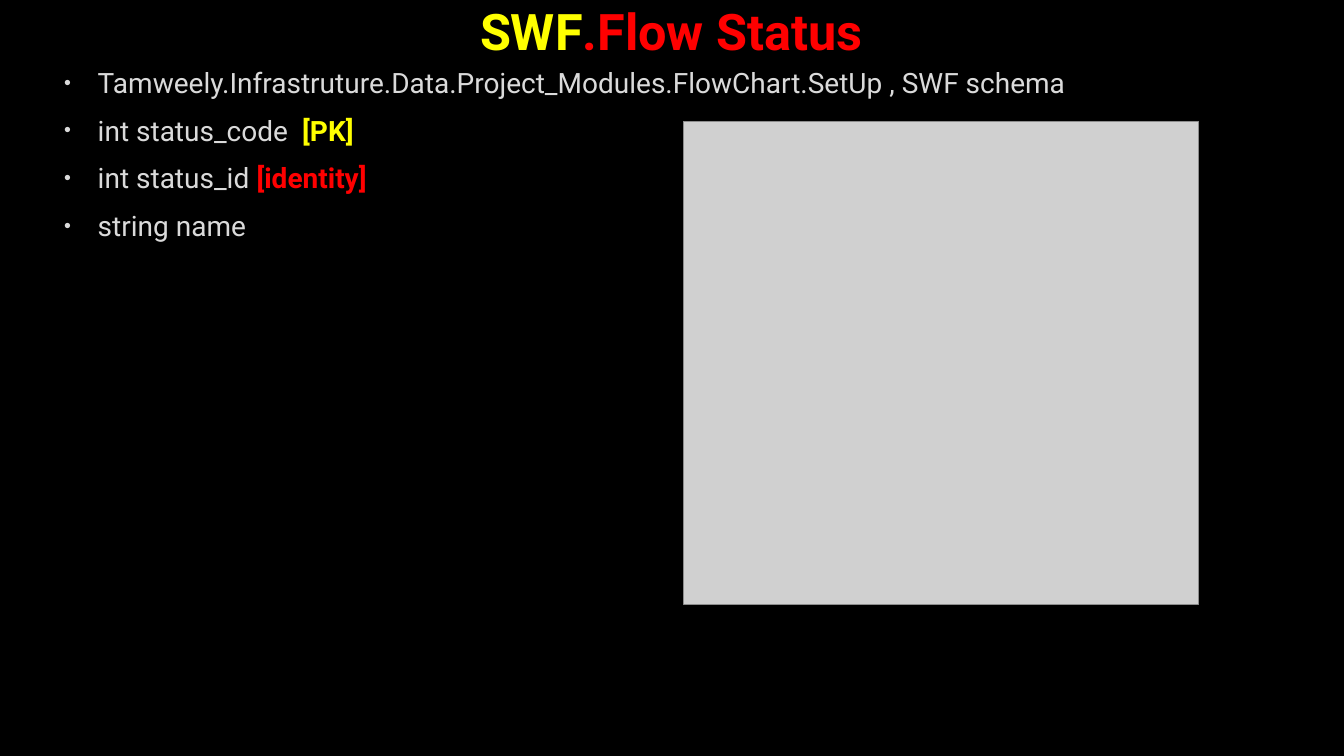
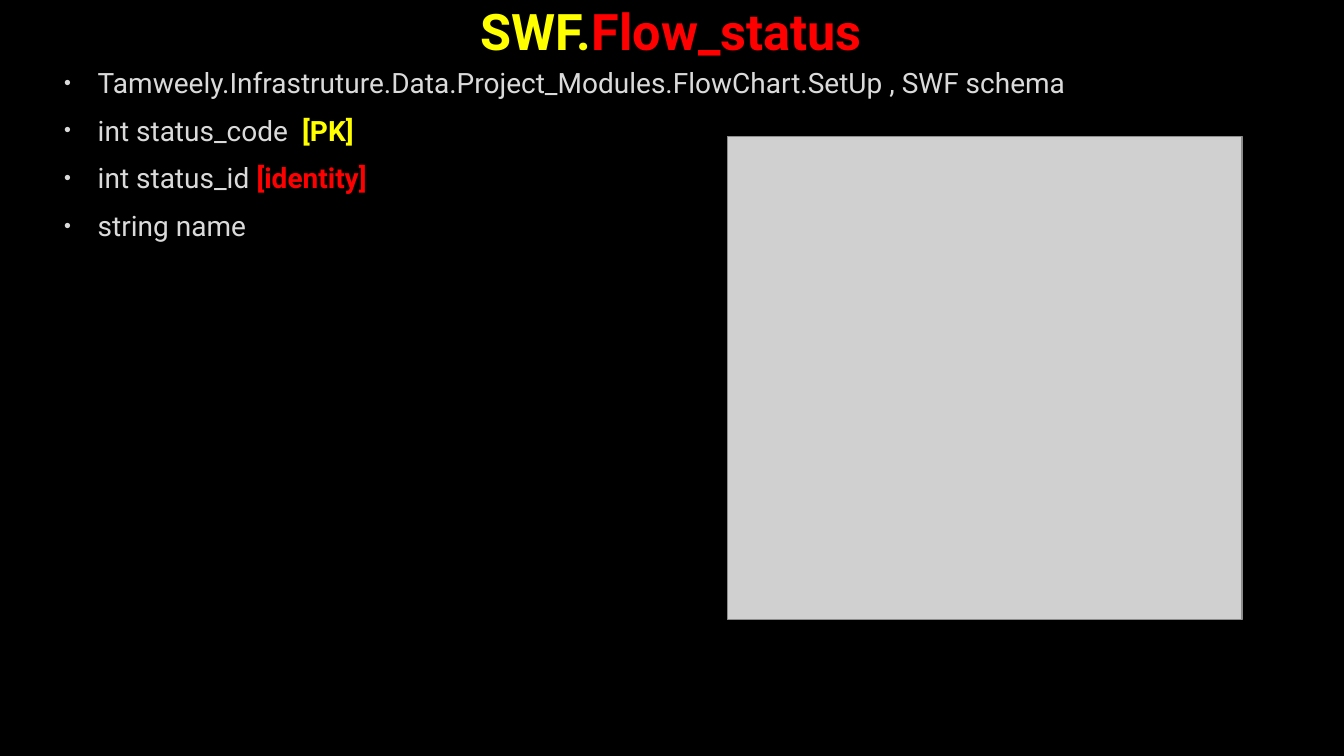
Before and after one commit to AhmedMohamedSamir1/Summary, a slide deck: slide 33 of Dot Net/Business.pptx (slide 28 before the commit). Drawn at 1344x756 pixels with LibreOffice and Linux fonts; fonts in the diff are those of the drawing; grey boxes stand for pictures; background and template pictures are left out. Boxes give left, top, right and bottom in pixels: in the first picture for what was removed or moved away, otherwise in the second. Text is boxed around its words. In the diff, an @@ line names an element or a change of style, - is before the commit and + after.

```diff
--- a/Dot Net/Business.pptx
+++ b/Dot Net/Business.pptx
@@ title at (481, 12, 862, 56): text changed @@
-SWF.Flow Status
+SWF.Flow_status
@@ picture: place and size @@
-picture at (684, 121, 1199, 604)
+picture at (727, 136, 1242, 619)
```
Also in this commit, not shown: 11 other slides changed, 27 slides added, 1 slide removed, 4 other files.
